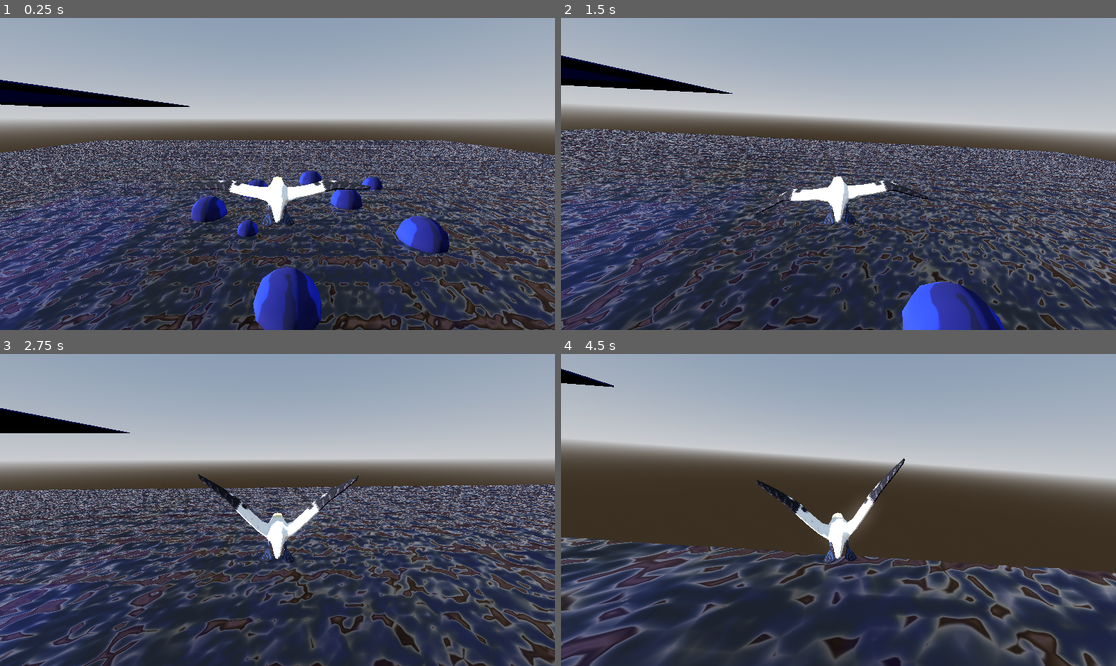
Above: before the commit, frames 1-4 (two rows, left to right).
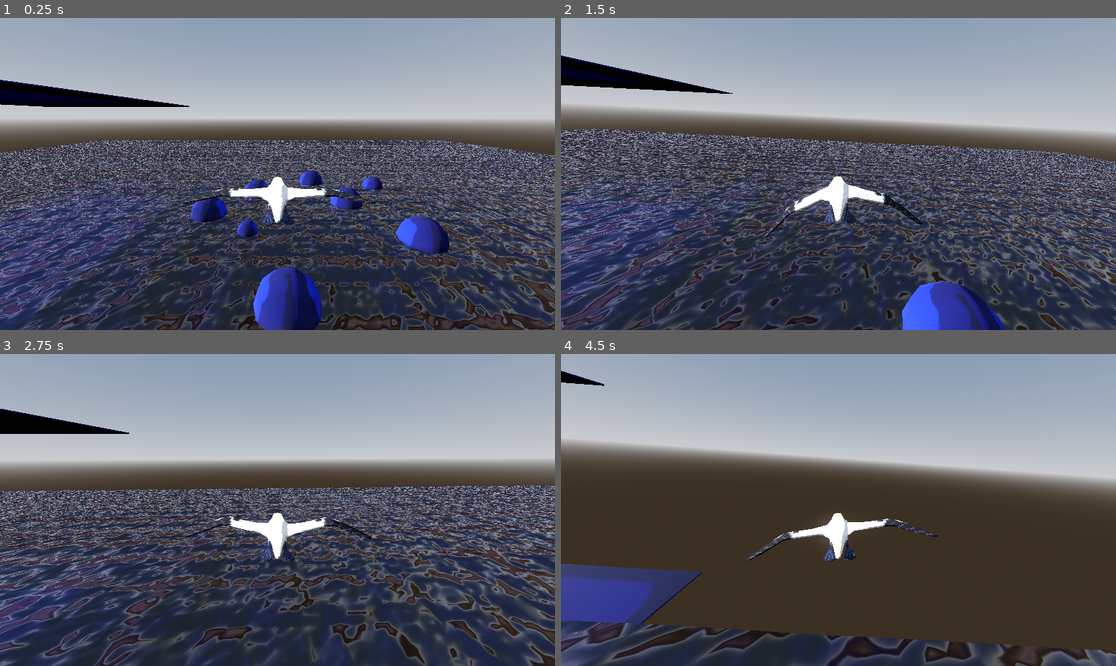
Above: after the commit, the same moments.

Repository: dreamfunicular/trianglegamejam26
Game: Godot game, scene res://BirdTestEnv.tscn
The game is run twice, just before and just after one commit, with the same random seed, the same clock (stepped at 60 frames per second) and the same inputs. The project has no main scene, so this scene is started directly. The engine's default icon, where the game draws it, is replaced by a stand-in: a white triangle on a blue panel in a dark square.
Inputs (mouse positions are in pixels of both pictures, inside the frame that each line leads up to):
- Up to frame 1 (0.25 s): no input
- Up to frame 2 (1.5 s): tap Enter (ui_accept) at 0.5, 0.6 s; move the mouse to (866, 174) at 0.52 s; tap Space (Flap, bound only after the commit) at 0.77, 0.8, 1.07, 1.35 s; move the mouse to (810, 174) at 1.27 s
- Up to frame 3 (2.75 s): tap Space (Flap, bound only after the commit) at 1.52, 1.82, 2.3 s; tap Enter (ui_accept) at 1.55, 2.1 s; move the mouse to (288, 503) at 2.02 s
- Up to frame 4 (4.5 s): move the mouse to (832, 516) at 2.77 s; tap Enter (ui_accept) at 2.85, 4.35 s; tap Space (Flap, bound only after the commit) at 3.02, 3.32, 3.6, 3.77, 4.07 s; move the mouse to (877, 513) at 3.52 s; move the mouse to (794, 506) at 4.27 s

The runs differ from the first frame. In frame 1, 0.9% of the frame differs, in the area x 32-68%, y 50-68%; in frame 2, 1.2%; in frame 3, 30%, in the area x 0-100%, y 17-100%; in frame 4, 29%.

Commit message:
adjust wing open/close logic

Diff:
--- a/Objects/Player/player.gd
+++ b/Objects/Player/player.gd
@@ -78,21 +78,30 @@
 				state = PlayerStates.FLY
 
 func get_speed_lerp() -> float:
-	if velocity.length() > 50: print("maxed out " + str(randi_range(0, 9)))
+	#if velocity.length() > 50: print("maxed out " + str(randi_range(0, 9)))
 	return min(1.0, velocity.length() / 50)
+
+func set_wing_amt(wing_amount: float) -> void:
+	model.get_anim_tree().set(flight_blend_path, wing_amount);
 
 func _physics_process(delta) -> void:
 	# updates all info about where the bird and the camera are
 	update_state()
 	update_cam()
 
-	var wing_amount = clamp(1.2 - pitch_pivot.global_transform.basis.z.normalized().y * 1.4, 0.0, 1.0)
-	model.get_anim_tree().set(flight_blend_path, wing_amount);
-
+	var wing_amt_height = clamp(position.y/2.0, 0.0, 1.0)
+	var wing_amt_dive = clamp(1.2 - pitch_pivot.global_transform.basis.z.normalized().y * 1.4, 0.0, 1.0)
+	var wing_amt_speed = clamp(1 - (velocity.length() - 40)/50, 0.0, 1.0) * 0.7 + 0.3
+	set_wing_amt(wing_amt_height * wing_amt_dive * wing_amt_speed)
+	#
 	roll = clamp(lerp(roll, 0.0, 1.0 - exp(-ROLL_NORMALIZE_SPEED * delta)), -PI/4, PI/4)
 	model.rotation.z = -roll
 	rotation.z = -roll * CAMERA_ROLL_PERCENT
 
+	if (flap_time > -FLAP_COOLDOWN):
+		flap_time -= delta
+		if (flap_time < -FLAP_COOLDOWN):
+			flap_time = -FLAP_COOLDOWN
 
 	# flying bird only code
 	match state:
@@ -102,11 +111,6 @@
 			if (flap_time > 0):
 				var percent_flap = flap_blend.sample(flap_time/FLAP_DUR)
 				velocity += percent_flap * (-transform.basis.z + pitch_pivot.transform.basis.y).normalized() * FLAP_POWER
-			if (flap_time > -FLAP_COOLDOWN):
-				flap_time -= delta
-				if (flap_time < -FLAP_COOLDOWN):
-					flap_time = -FLAP_COOLDOWN
-
 
 			var desired_dir = -pitch_pivot.global_transform.basis.z
 
@@ -120,15 +124,11 @@
 			velocity = velocity.lerp(desired_dir * velocity.length(), divespeed_coefficient * speed_weight * 0.05 * 60 * delta)
 
 			#var dot_weight = velocity.normalized().dot(desired_dir.normalized())
-
-			if Input.is_action_just_pressed("ui_accept"):
-				flap_time = FLAP_DUR
-				var playback = model.get_anim_tree().get(air_state_playback_path) as AnimationNodeStateMachinePlayback
-				playback.travel(FLAP_STATE_NAME)
-
+			check_flap()
 
 	# water bird
 		PlayerStates.DIVE:
+			set_wing_amt(0.0)
 			# this math is kinda temp still but i like the vibe of it.
 			# basically the longer you stay pointed down the longer you go
 			# tthink about it like variable height jump from mario
@@ -145,6 +145,12 @@
 
 
 	move_and_slide()
+
+func check_flap() -> void:
+	if Input.is_action_just_pressed("Flap"):
+		flap_time = FLAP_DUR
+		var playback = model.get_anim_tree().get(air_state_playback_path) as AnimationNodeStateMachinePlayback
+		playback.travel(FLAP_STATE_NAME)
 
 func set_shader_value(param: String, value):
 	$UnderwaterEffect.get_child(0).material.set_shader_parameter(param, value);
--- a/project.godot
+++ b/project.godot
@@ -13,3 +13,12 @@
 config/name="Flyfishing"
 config/features=PackedStringArray("4.5", "Forward Plus")
 config/icon="res://icon.svg"
+
+[input]
+
+Flap={
+"deadzone": 0.2,
+"events": [Object(InputEventKey,"resource_local_to_scene":false,"resource_name":"","device":-1,"window_id":0,"alt_pressed":false,"shift_pressed":false,"ctrl_pressed":false,"meta_pressed":false,"pressed":false,"keycode":0,"physical_keycode":32,"key_label":0,"unicode":32,"location":0,"echo":false,"script":null)
+, Object(InputEventMouseButton,"resource_local_to_scene":false,"resource_name":"","device":-1,"window_id":0,"alt_pressed":false,"shift_pressed":false,"ctrl_pressed":false,"meta_pressed":false,"button_mask":1,"position":Vector2(58, 21),"global_position":Vector2(67, 69),"factor":1.0,"button_index":1,"canceled":false,"pressed":true,"double_click":false,"script":null)
+]
+}
